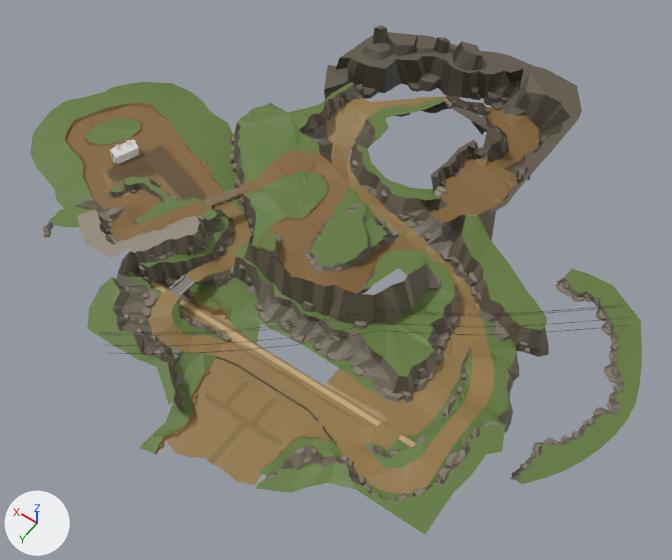
The FBX model Assets/Mountain3.fbx as it was, and as the next commit left it.
The view is the same before and after, from a 50 mm lens placed at (-506.0, 402.0, 662.0), pointed at (-192.0, -37.0, -28.0). The lights are fixed; the arrows at lower left show +X, +Y and +Z. Where no turn or scale is listed for an object, it has been applied to the vertices.

In view in the first picture: 'Grass4_', 'Grass7_', 'Mountain15_', 'Mountain16', 'Mountain18_', 'Mountain21_', 'Mountain29_', 'Mountain31_', 'Mountain34_', 'Mountain35_', 'TrackC', 'TrackH'.
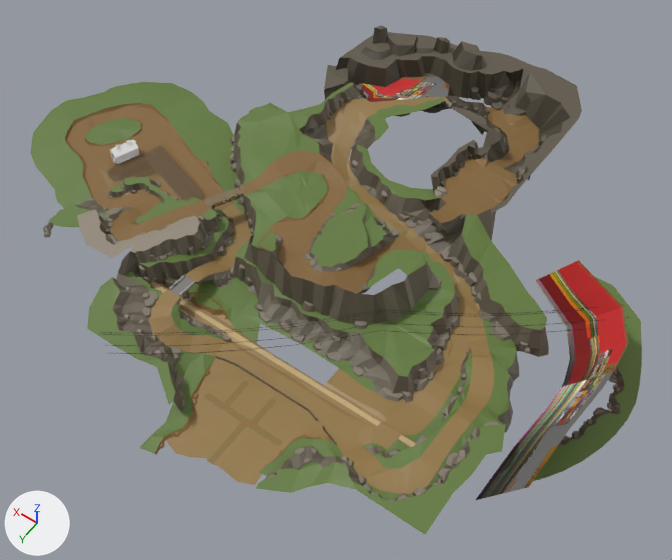
Location of each change, [x1, y1, x2, y2] in pixels of the pictures (672 x 560 px):
'Fog1', added: after [476, 260, 629, 500]
'Fog2', added: after [358, 77, 449, 102]

Edits to the bpy script that builds the scene:
```text
Add me_mesh_062:
    me_mesh_062.from_pydata(...)  # 14 vertices, 12 faces; spans x -32.0..73.0, y -67.0..150.0, z -2.0..49.0
    me_mesh_062.materials.append(mat_mountain1_medieval_material)  # picture img_medieval_texture_png
Add me_mesh_063:
    me_mesh_063.from_pydata(...)  # 13 vertices, 11 faces; spans x -61.5..30.4, y -30.4..51.5, z -3.4..-0.7
    me_mesh_063.materials.append(mat_mountain1_medieval_material)  # picture img_medieval_texture_png
Add ob_fog1:
    ob_fog1 = bpy.data.objects.new('Fog1', me_mesh_062)
    ob_fog1.location = (-423.0, -59.0, -2.0)
Add ob_fog2:
    ob_fog2 = bpy.data.objects.new('Fog2', me_mesh_063)
    ob_fog2.location = (-102.0, -276.0, 7.0)
```
